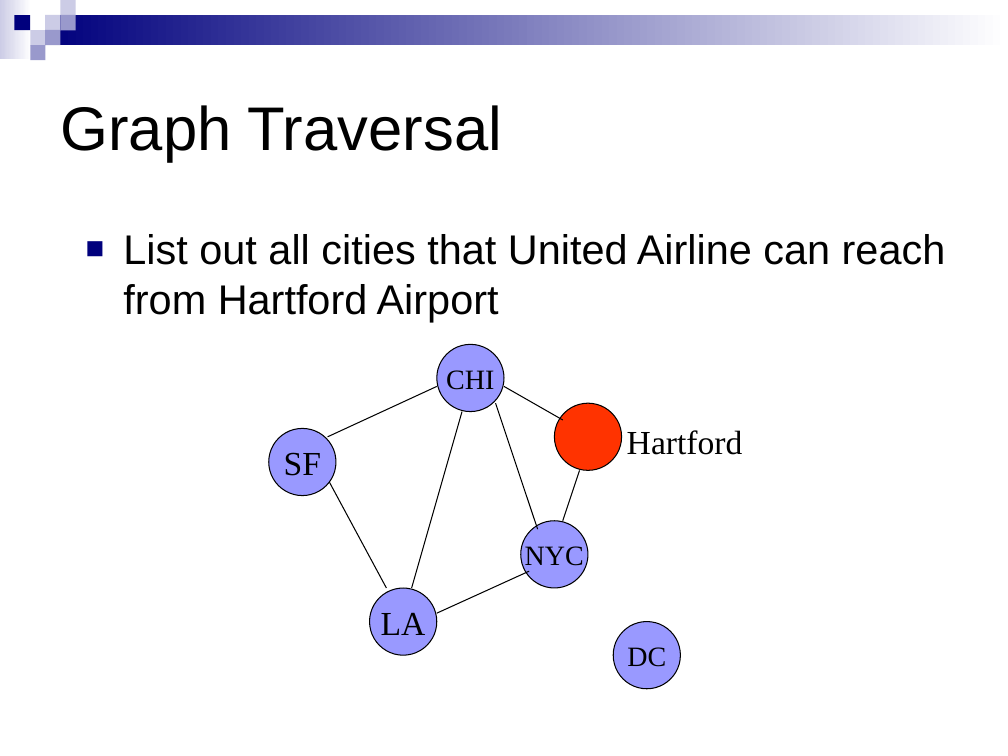
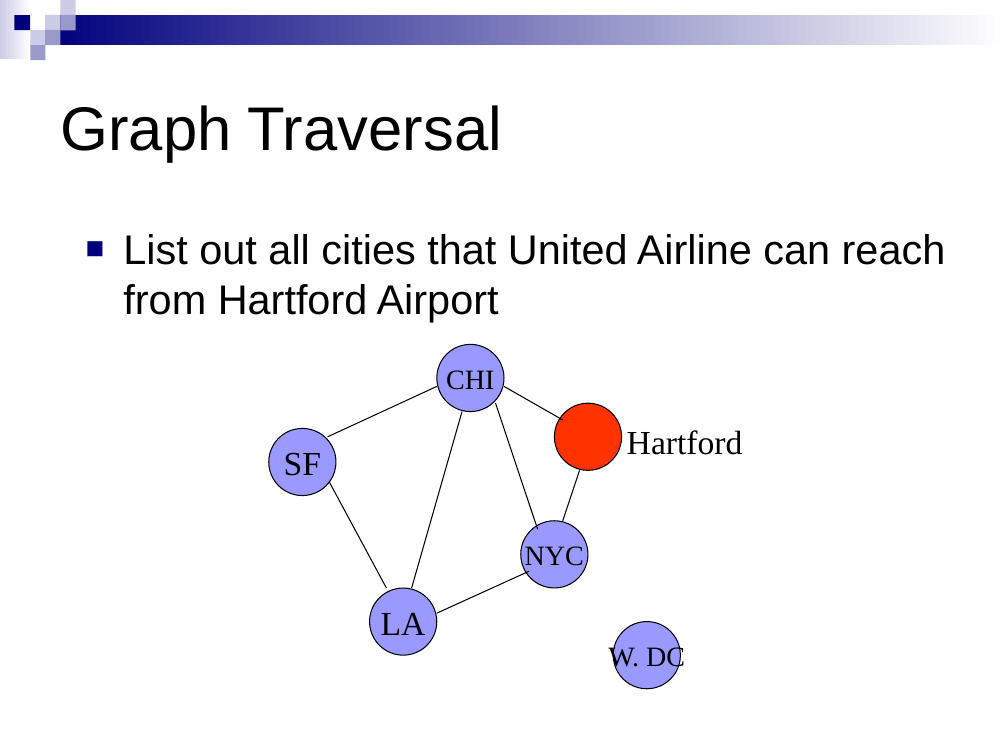
Before and after one commit to HengFan2010/hengfan2010.github.io, a slide deck: slide 31 of teaching/21F-3110/slides/3110-lecture 12-Graph I.ppt. Drawn at 1008x756 pixels with LibreOffice and Linux fonts; fonts in the diff are those of the drawing. Boxes give left, top, right and bottom in pixels: in the first picture for what was removed or moved away, otherwise in the second. Text is boxed around its words. In the diff, an @@ line names an element or a change of style, - is before the commit and + after.

```diff
--- a/teaching/21F-3110/slides/3110-lecture 12-Graph I.ppt
+++ b/teaching/21F-3110/slides/3110-lecture 12-Graph I.ppt
@@ text in ellipse at box(608, 644, 685, 671): text changed @@
-DC
+W. DC
```
Also in this commit, not shown: 7 other slides changed, 1 other file.
